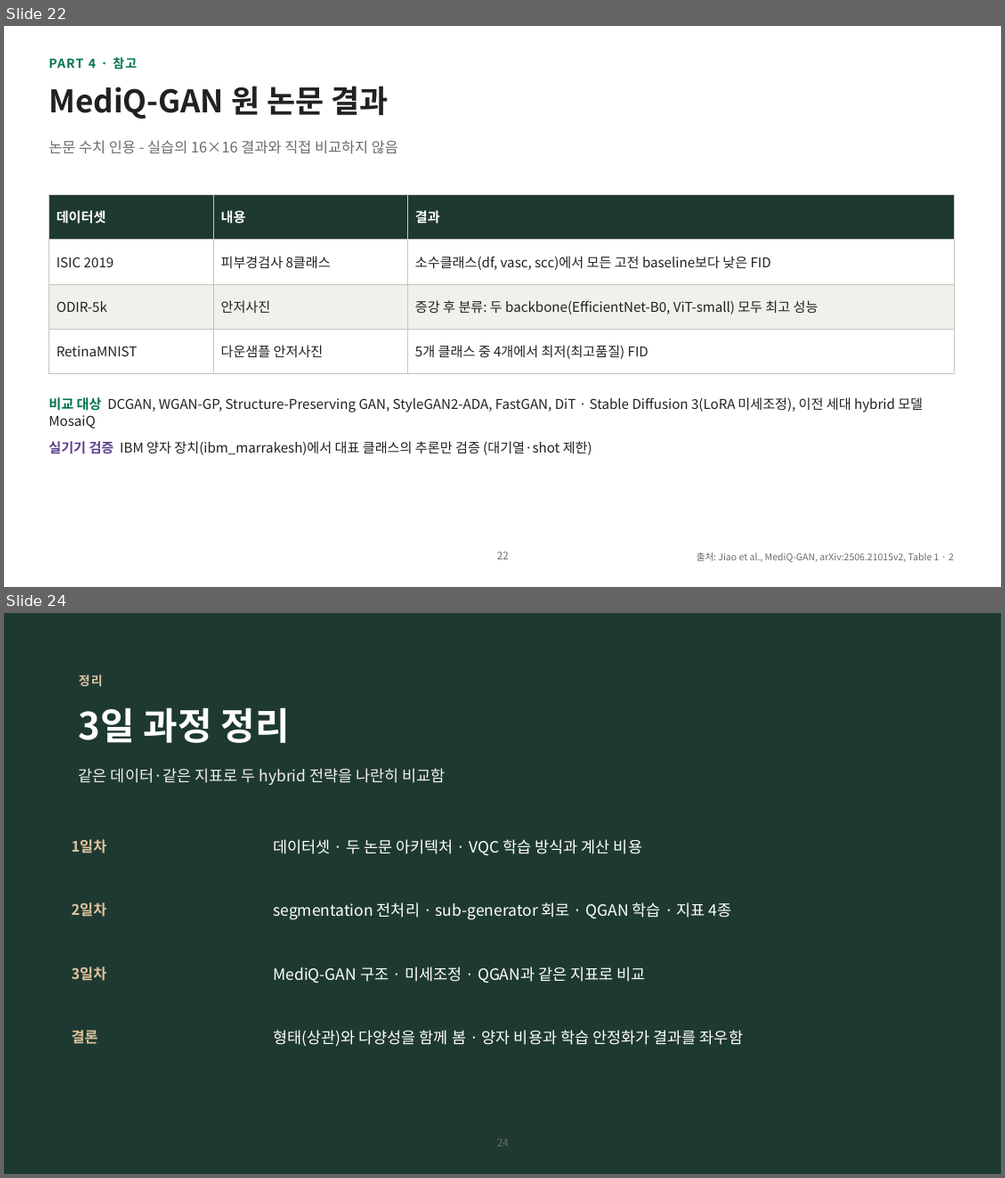
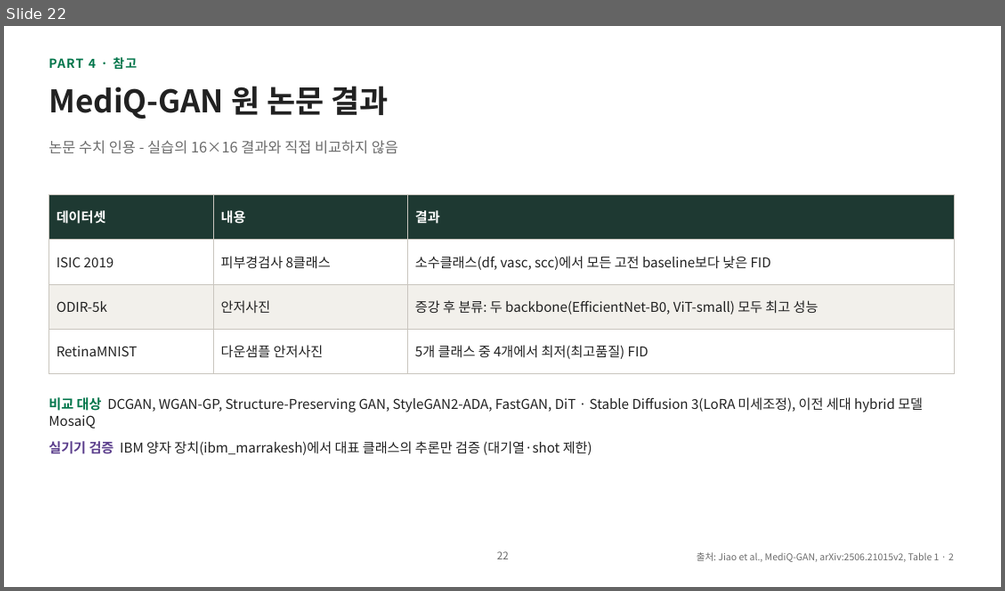
Before and after one commit to hyunhp/skin_disease_qml, a slide deck: practice/day3_slides/day3_practice_slides.pptx. Shown one above the other, each under a label of ours: slides 22 and 24 before the commit, slide 22 after it; the slides between them are not shown. The pictures are 1005x1178 and 1005x591 pixels, drawn with LibreOffice and Linux fonts; fonts in the diff are those of the drawing. Boxes give left, top, right and bottom in pixels: in the first picture for what was removed or moved away, otherwise in the second. Text is boxed around its words. In the diff, an @@ line names an element or a change of style, - is before the commit and + after.

```diff
--- a/practice/day3_slides/day3_practice_slides.pptx
+++ b/practice/day3_slides/day3_practice_slides.pptx
@@ slide 24 removed at [4, 613, 1001, 1174], background #1E3932 @@
@@ text removed at [79, 674, 103, 687] @@
-정리
@@ title removed at [79, 707, 290, 743] @@
-3일 과정 정리
@@ text removed at [79, 768, 445, 785] @@
-같은 데이터·같은 지표로 두 hybrid 전략을 나란히 비교함
@@ text removed at [72, 839, 107, 853] @@
-1일차
@@ text removed at [273, 839, 642, 856] @@
-데이터셋 · 두 논문 아키텍처 · VQC 학습 방식과 계산 비용
@@ text removed at [72, 902, 107, 916] @@
-2일차
@@ text removed at [273, 902, 732, 920] @@
-segmentation 전처리 · sub-generator 회로 · QGAN 학습 · 지표 4종
@@ text removed at [72, 966, 107, 981] @@
-3일차
@@ text removed at [273, 966, 646, 983] @@
-MediQ-GAN 구조 · 미세조정 · QGAN과 같은 지표로 비교
@@ text removed at [72, 1030, 98, 1044] @@
-결론
@@ text removed at [273, 1030, 743, 1046] @@
-형태(상관)와 다양성을 함께 봄 · 양자 비용과 학습 안정화가 결과를 좌우함
@@ page number removed at [497, 1138, 509, 1146] @@
-24
```
Also in this commit, not shown: 7 slides changed, 1 slide added, 1 other slide removed, 10 other files.
